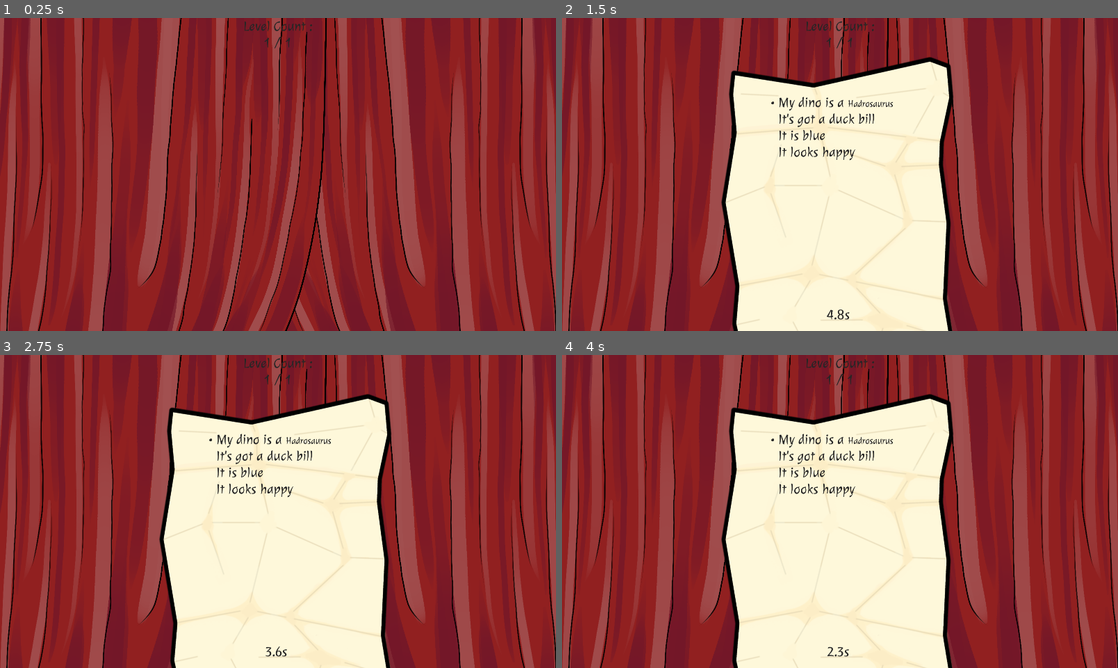
Above: before the commit, frames 1-4 (two rows, left to right).
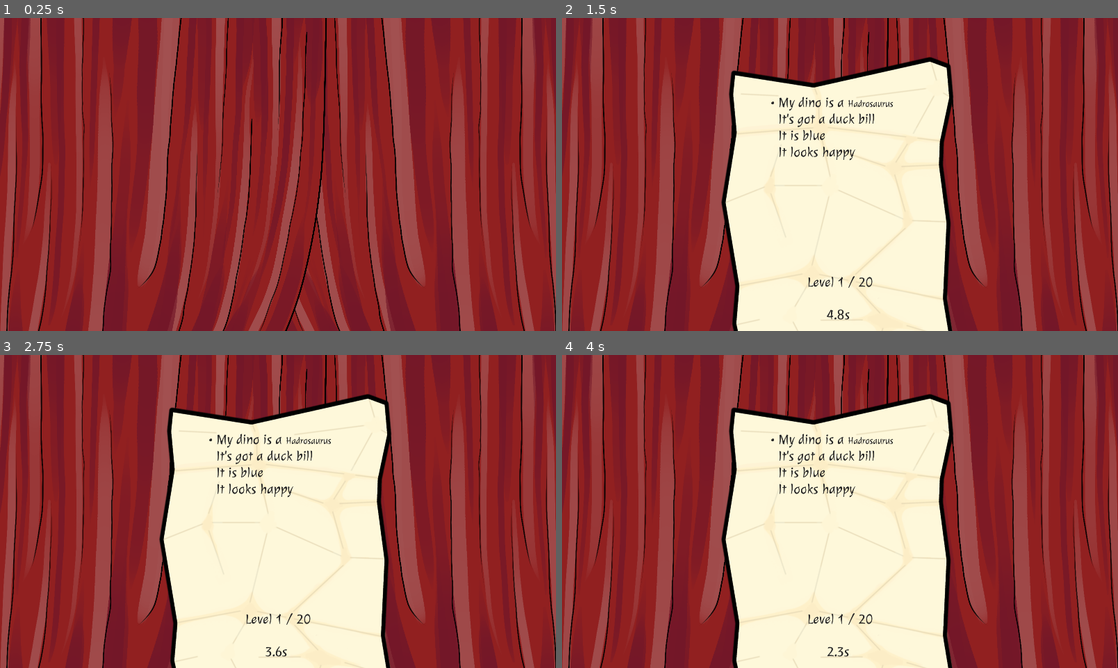
Above: after the commit, the same moments.

Repository: ValetNoir/ggj_2026
Game: Godot game, scene res://scenes/game.tscn
Same seed, same stepped clock (60 frames per second), same inputs: the game is played once before the commit and once after it.
Inputs (mouse positions are in pixels of both pictures, inside the frame that each line leads up to):
- Up to frame 1 (0.25 s): no input
- Up to frame 2 (1.5 s): click (639, 33) at 0.5 s, where only the run before the commit has a clickable "Next Level"; click (639, 33) at 1.25 s, where only the run before the commit has a clickable "Next Level"
- Up to frame 3 (2.75 s): click (77, 370) at 2 s, where only the run before the commit has a clickable "Next Level"
- Up to frame 4 (4 s): move the mouse to (951, 527) at 2.77 s; click (951, 527) at 2.92 s; move the mouse to (667, 505) at 3.52 s; click (667, 505) at 3.67 s

The runs differ from the first frame. In frame 1, 0.1% of the frame differs, in the area x 44-57%, y 0-10%; in frame 2, 0.2%, in the area x 44-57%, y 0-87%; in frame 3, 0.2%; in frame 4, 0.2%.

Commit message:
fixed warnings, functionnal levelcounter, code cleanup, small refactor

Diff:
--- a/ressources/levels/Level_01.tres
+++ b/ressources/levels/Level_01.tres
@@ -1,7 +1,6 @@
 [gd_resource type="Resource" script_class="Level" format=3 uid="uid://bg5oo5ufyg4tt"]
 
-[ext_resource type="Script" uid="uid://dgbfe0a7um58p" path="res://scripts/level.gd" id="1_vuv7y"]
+[ext_resource type="Script" path="res://scripts/level.gd" id="1_vuv7y"]
 
 [resource]
 script = ExtResource("1_vuv7y")
-metadata/_custom_type_script = "uid://dgbfe0a7um58p"
--- a/ressources/levels/Level_02.tres
+++ b/ressources/levels/Level_02.tres
@@ -1,8 +1,7 @@
 [gd_resource type="Resource" script_class="Level" format=3 uid="uid://cdtuk68hjrbrp"]
 
-[ext_resource type="Script" uid="uid://dgbfe0a7um58p" path="res://scripts/level.gd" id="1_hgqah"]
+[ext_resource type="Script" path="res://scripts/level.gd" id="1_hgqah"]
 
 [resource]
 script = ExtResource("1_hgqah")
 max_similarity = 1
-metadata/_custom_type_script = "uid://dgbfe0a7um58p"
--- a/ressources/levels/Level_03.tres
+++ b/ressources/levels/Level_03.tres
@@ -1,9 +1,8 @@
 [gd_resource type="Resource" script_class="Level" format=3 uid="uid://mpwrgmhuajkv"]
 
-[ext_resource type="Script" uid="uid://dgbfe0a7um58p" path="res://scripts/level.gd" id="1_f833c"]
+[ext_resource type="Script" path="res://scripts/level.gd" id="1_f833c"]
 
 [resource]
 script = ExtResource("1_f833c")
 npc_count = 8
 max_similarity = 2
-metadata/_custom_type_script = "uid://dgbfe0a7um58p"
--- a/ressources/levels/Level_06.tres
+++ b/ressources/levels/Level_06.tres
@@ -1,10 +1,9 @@
 [gd_resource type="Resource" script_class="Level" format=3 uid="uid://dpw8ll42ak1n3"]
 
-[ext_resource type="Script" uid="uid://dgbfe0a7um58p" path="res://scripts/level.gd" id="1_ojy1m"]
+[ext_resource type="Script" path="res://scripts/level.gd" id="1_ojy1m"]
 
 [resource]
 script = ExtResource("1_ojy1m")
 npc_count = 13
 max_similarity = 3
 clue_duration = 4.0
-metadata/_custom_type_script = "uid://dgbfe0a7um58p"
--- a/ressources/levels/Level_07.tres
+++ b/ressources/levels/Level_07.tres
@@ -1,10 +1,9 @@
 [gd_resource type="Resource" script_class="Level" format=3 uid="uid://bqfv8ft6wtg1u"]
 
-[ext_resource type="Script" uid="uid://dgbfe0a7um58p" path="res://scripts/level.gd" id="1_t0887"]
+[ext_resource type="Script" path="res://scripts/level.gd" id="1_t0887"]
 
 [resource]
 script = ExtResource("1_t0887")
 npc_count = 14
 max_similarity = 3
 clue_duration = 4.0
-metadata/_custom_type_script = "uid://dgbfe0a7um58p"
--- a/ressources/levels/Level_09.tres
+++ b/ressources/levels/Level_09.tres
@@ -1,10 +1,9 @@
 [gd_resource type="Resource" script_class="Level" format=3 uid="uid://dtxdcvfrot2s8"]
 
-[ext_resource type="Script" uid="uid://dgbfe0a7um58p" path="res://scripts/level.gd" id="1_picsq"]
+[ext_resource type="Script" path="res://scripts/level.gd" id="1_picsq"]
 
 [resource]
 script = ExtResource("1_picsq")
 npc_count = 18
 max_similarity = 3
 clue_duration = 3.0
-metadata/_custom_type_script = "uid://dgbfe0a7um58p"
--- a/ressources/levels/Level_10.tres
+++ b/ressources/levels/Level_10.tres
@@ -1,10 +1,9 @@
 [gd_resource type="Resource" script_class="Level" format=3 uid="uid://dmoqaibjq630q"]
 
-[ext_resource type="Script" uid="uid://dgbfe0a7um58p" path="res://scripts/level.gd" id="1_rpmi1"]
+[ext_resource type="Script" path="res://scripts/level.gd" id="1_rpmi1"]
 
 [resource]
 script = ExtResource("1_rpmi1")
 npc_count = 20
 max_similarity = 3
 clue_duration = 3.0
-metadata/_custom_type_script = "uid://dgbfe0a7um58p"
--- a/scenes/game.tscn
+++ b/scenes/game.tscn
@@ -50,8 +50,9 @@
 y_sort_enabled = true
 
 [node name="CheatUI" type="HBoxContainer" parent="." unique_id=1033743999]
-offset_right = 40.0
-offset_bottom = 40.0
+visible = false
+offset_right = 303.0
+offset_bottom = 100.0
 script = ExtResource("14_trtic")
 
 [node name="Panel" type="Panel" parent="CheatUI" unique_id=1876922649]
@@ -75,16 +76,20 @@
 [node name="InfoFlash" parent="CanvasLayer" unique_id=1219634045 instance=ExtResource("16_ca42v")]
 unique_name_in_owner = true
 
-[node name="LevelCounter" type="RichTextLabel" parent="CanvasLayer" unique_id=612534218]
-anchors_preset = 5
+[node name="LevelCounter" type="RichTextLabel" parent="CanvasLayer/InfoFlash" unique_id=612534218]
+layout_mode = 1
+anchors_preset = 7
 anchor_left = 0.5
+anchor_top = 1.0
 anchor_right = 0.5
-offset_left = -148.5
-offset_right = 148.49951
-offset_bottom = 182.0
+anchor_bottom = 1.0
+offset_left = -313.38126
+offset_top = -197.0
+offset_right = 313.38126
 grow_horizontal = 2
+grow_vertical = 0
 theme = ExtResource("28_sgl2t")
-text = "Level Count : "
+text = "Level Count"
 horizontal_alignment = 1
 script = ExtResource("29_qouja")
 
@@ -95,4 +100,5 @@
 [node name="Curtains" parent="." unique_id=914103840 instance=ExtResource("28_sww3w")]
 
 [connection signal="level_loaded" from="." to="CheatUI" method="on_level_loaded"]
+[connection signal="level_loaded" from="." to="CanvasLayer/InfoFlash/LevelCounter" method="update_level_text"]
 [connection signal="pressed" from="CheatUI/Button" to="." method="next_level"]
--- a/scenes/level_counter.gd
+++ b/scenes/level_counter.gd
@@ -1,5 +1,5 @@
 extends RichTextLabel
 
 
-func _process(delta: float) -> void:
-	text = str("Level Count : ", 1 , " / ", 1)
+func update_level_text(level_index: int, levels_count: int) -> void:
+	text = str("Level ", level_index + 1 , " / ", levels_count)
--- a/scripts/character.gd
+++ b/scripts/character.gd
@@ -117,7 +117,7 @@
 	return
 
 
-func _on_area_2d_input_event(viewport: Viewport, event: InputEvent, shape_idx: int) ->void:
+func _on_area_2d_input_event(viewport: Viewport, event: InputEvent, _shape_idx: int) ->void:
 	if event is InputEventMouseButton and event.is_pressed():
 		viewport.set_input_as_handled()
 		character_clicked.emit(_mask.description)
--- a/scripts/character_spawner.gd
+++ b/scripts/character_spawner.gd
@@ -10,13 +10,8 @@
 signal target_found
 signal wrong_character_clicked
 
-# Called when the node enters the scene tree for the first time.
 func _ready() -> void:
 	_spawn_rect = get_viewport_rect().grow(-1.0 * _spawn_margin)
-
-# Called every frame. 'delta' is the elapsed time since the previous frame.
-func _process(delta: float) -> void:
-	pass
 
 func spawn_level(level: Level) -> void:
 	for child in get_children():
--- a/scripts/cheat_ui.gd
+++ b/scripts/cheat_ui.gd
@@ -2,6 +2,6 @@
 
 @onready var mask: Mask = $Panel/Mask
 
-func on_level_loaded(level: int) -> void:
+func on_level_loaded(level: int, _level_count: int) -> void:
 	$Label.text = "Current level: %d" % level
 	mask.set_description(DescriptionMaker.target_description)
--- a/scripts/description_maker.gd
+++ b/scripts/description_maker.gd
@@ -29,10 +29,10 @@
 static func _make_description_from_parameters(parameters: Array[int]) -> Description:
 	assert(parameters.size() >= Parameters.size(), "Tried to make description from too few parameters")
 	var description := Description.new()
-	description.species = parameters[Parameters.SPECIES]
-	description.emotion = parameters[Parameters.EMOTION]
-	description.pattern = parameters[Parameters.PATTERN]
-	description.color = parameters[Parameters.COLOR]
+	description.species = parameters[Parameters.SPECIES] as Description.Species
+	description.emotion = parameters[Parameters.EMOTION] as Description.Emotion
+	description.pattern = parameters[Parameters.PATTERN] as Description.Pattern
+	description.color = parameters[Parameters.COLOR] as Description.MaskColor
 	return description
 
 static func _get_string_from_description(desc: Description) -> String:
--- a/scripts/game.gd
+++ b/scripts/game.gd
@@ -6,7 +6,7 @@
 @onready var character_spawner: CharacterSpawner = $CharacterSpawner
 @onready var info_flash: InfoFlash = %InfoFlash
 @onready var curtains: Curtains = $Curtains
-signal level_loaded(int)
+signal level_loaded(level_index: int, levels_count: int)
 
 func _ready() -> void:
 	load_level(current_level_index)
@@ -15,7 +15,7 @@
 func load_level(level: int) -> void:
 	assert(level >= 0 and level < levels.size(), "Invalid level: %d" % level)
 	character_spawner.spawn_level(levels[level])
-	level_loaded.emit(level)
+	level_loaded.emit(level, levels.size())
 	await info_flash.on_new_level_diplay_info_flash(levels[level].clue_duration)
 	curtains.open_curtains()
 
--- a/scripts/info_flash.gd
+++ b/scripts/info_flash.gd
@@ -10,8 +10,11 @@
 func on_new_level_diplay_info_flash(duration: float):
 	await get_tree().create_timer(0.3).timeout
 	set_description(DescriptionMaker.target_description)
+	await display_info(duration)
+
+func display_info(duration: float):
 	var offset = Vector2(0, get_viewport_rect().size.y)
-	position = offset;
+	position = offset
 	show()
 	var tween1 = get_tree().create_tween()
 	tween1.tween_property(self, 'position', Vector2.ZERO, tween_duration)
@@ -24,16 +27,17 @@
 	var tween2 = get_tree().create_tween()
 	tween2.tween_property(self, 'position', offset, tween_duration)
 	tween2.tween_callback(hide)
+	await tween2.finished
 
 func _gui_input(event: InputEvent) -> void:
 	if event is InputEventMouseButton:
 		pass
 
-func _process(delta: float) -> void:
+func _process(_delta: float) -> void:
 	timer_label.text = str(snapped(timer.time_left, 0.1)) + "s"
 
 func set_description(description: Description):
-	var text: String
+	var text: String = ""
 	#text += str("[ul]")
 	match description.species:
 		Description.Species.DIPLODOCUS:
Not shown: 1 places in scenes/game.tscn that only renumber resources
